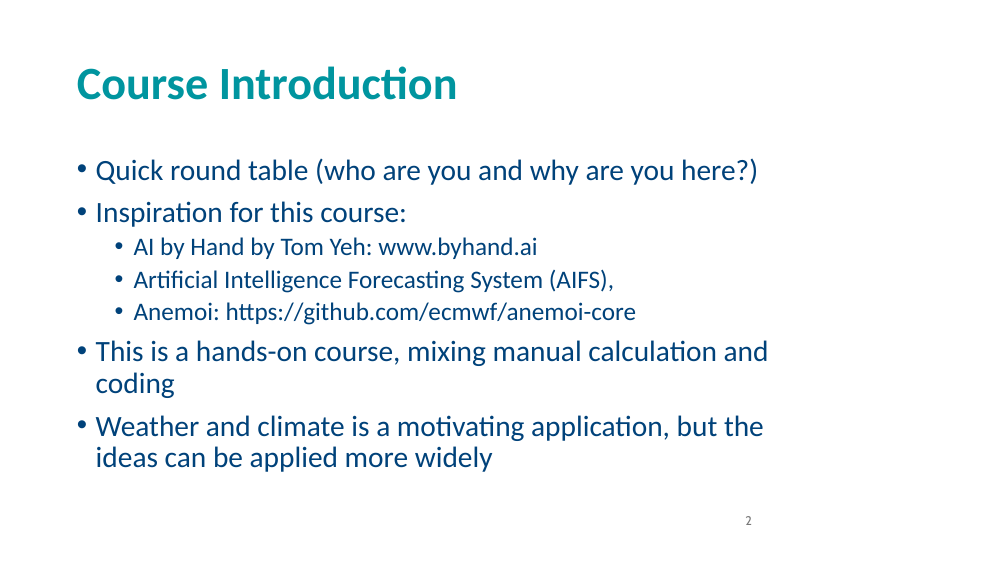
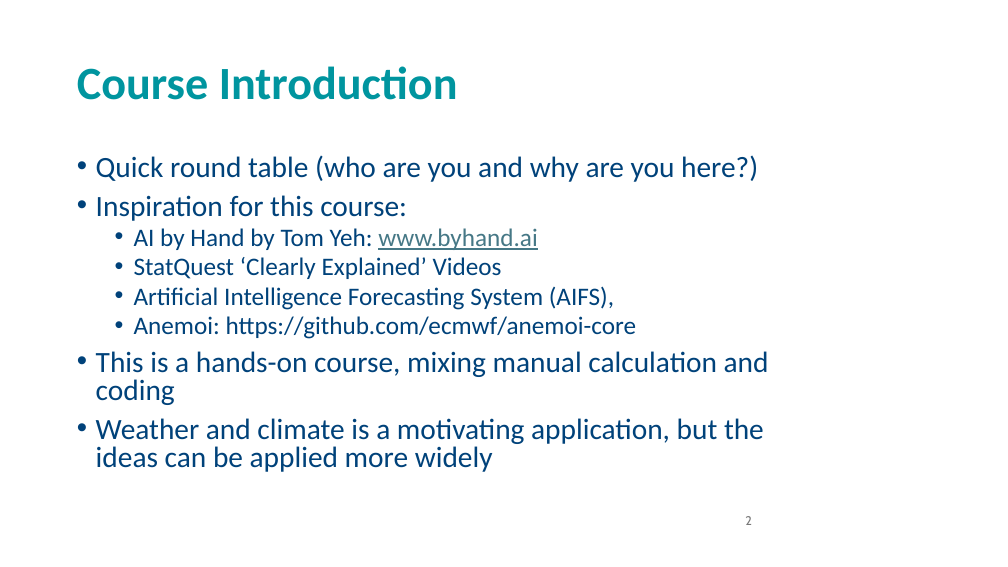
Before and after one commit to andrewcparnell/STAT41130, a slide deck: slide 2 of slides/day 1/D1C1_LR_NNs.pptx. Drawn at 1008x567 pixels with LibreOffice and Linux fonts; fonts in the diff are those of the drawing; background and template pictures are left out. Boxes give left, top, right and bottom in pixels: in the first picture for what was removed or moved away, otherwise in the second. Text is boxed around its words. In the diff, an @@ line names an element or a change of style, - is before the commit and + after.

```diff
--- a/slides/day 1/D1C1_LR_NNs.pptx
+++ b/slides/day 1/D1C1_LR_NNs.pptx
@@ text at <box>96,155,769,472</box>: text colour #00427A to #467886, underline on in "www.byhand.ai"; line spacing 0.9 to 0.8 @@
@@ text at <box>134,257,502,279</box>: paragraph added @@
+  • StatQuest ‘Clearly Explained’ Videos
```
Also in this commit, not shown: 4 other files.
